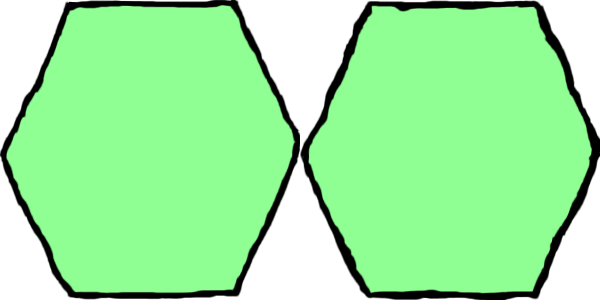
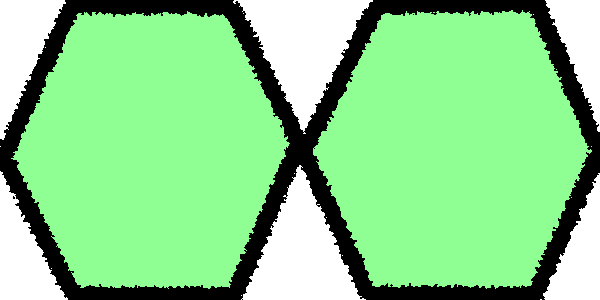
Layer changes from the first w=600, h=300 image to the second:
renamed "图层 1" to "边框", moved it above "背景", painted on it over left=0, top=0, right=600, bottom=300
removed layer "图层 2 副本" over left=302, top=3, right=598, bottom=296
removed layer "图层 2" over left=2, top=3, right=298, bottom=296
renamed "图层 3" to "背景", painted on it over left=3, top=0, right=600, bottom=300
